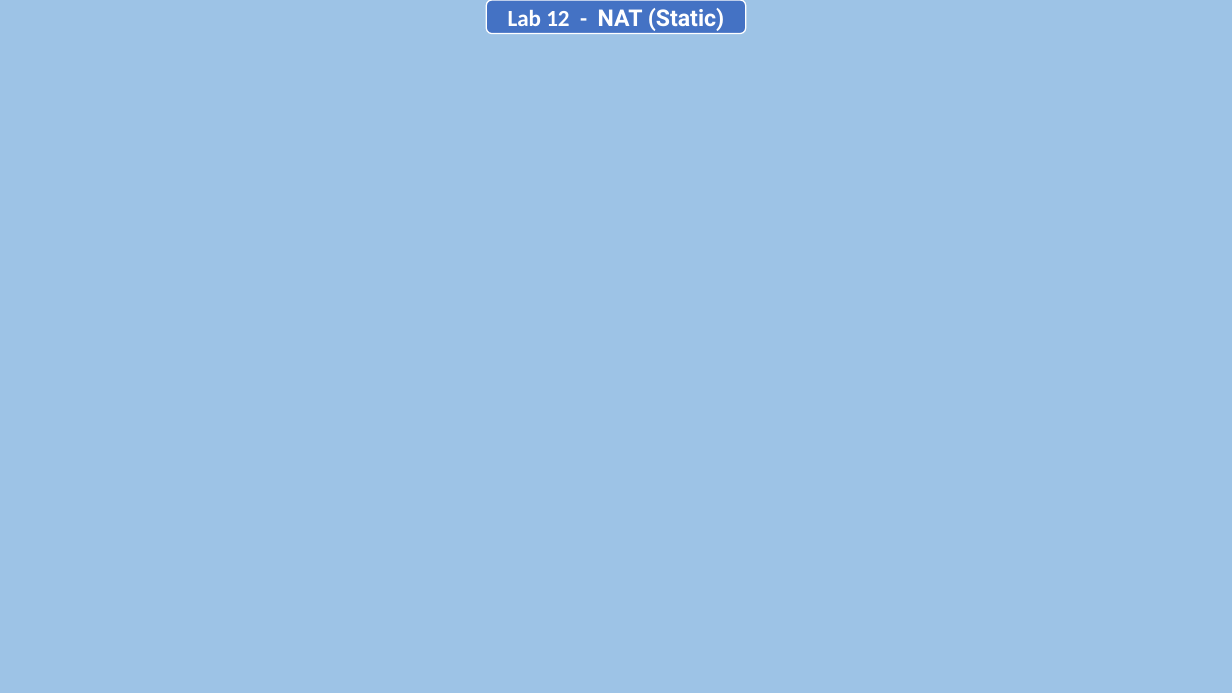
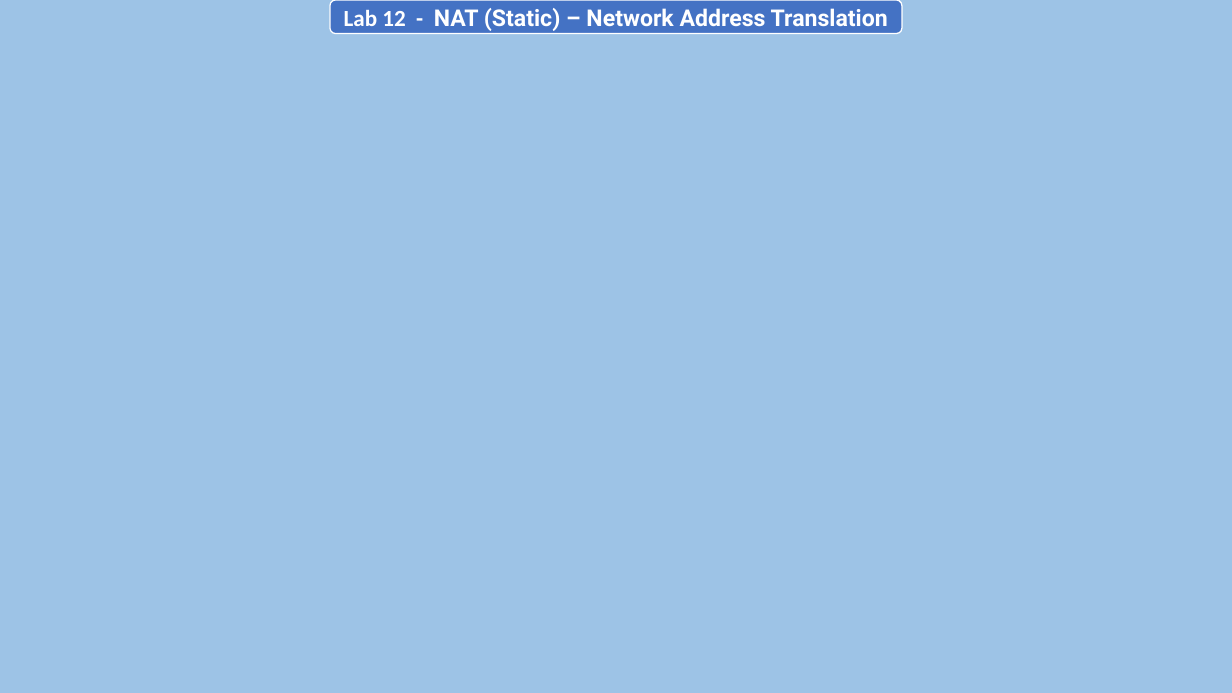
Before and after one commit to AntorPi314/MySave, a slide deck: slide 27 of Lab/Networking Lab/Final Assignment/Networking Lab (Final).pptx (slide 26 before the commit). Drawn at 1232x693 pixels with LibreOffice and Linux fonts; fonts in the diff are those of the drawing; background and template pictures are left out. Boxes give left, top, right and bottom in pixels: in the first picture for what was removed or moved away, otherwise in the second. Text is boxed around its words. In the diff, an @@ line names an element or a change of style, - is before the commit and + after.

Commit message:
networking lab upto 13

```diff
--- a/Lab/Networking Lab/Final Assignment/Networking Lab (Final).pptx
+++ b/Lab/Networking Lab/Final Assignment/Networking Lab (Final).pptx
@@ rounded rectangle "Lab 12 - NAT (Static) ..." resized from (x1=486, y1=0, x2=746, y2=33) to (x1=330, y1=0, x2=902, y2=33) @@
@@ text in rounded rectangle at (x1=344, y1=8, x2=888, y2=31): text changed @@
-Lab 12 - NAT (Static)
+Lab 12 - NAT (Static) – Network Address Translation
```
Also in this commit, not shown: 3 slides added, 3 other files.
